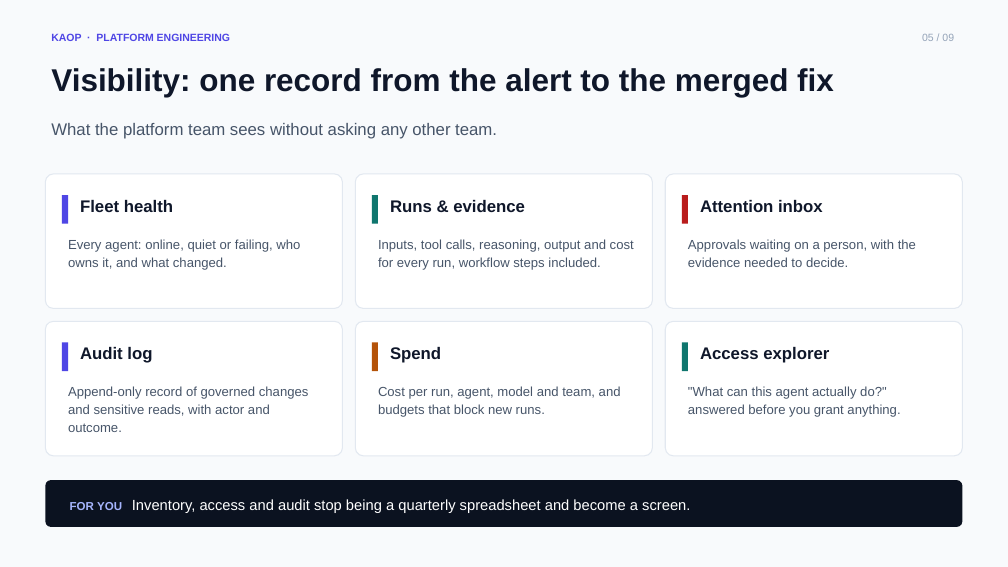
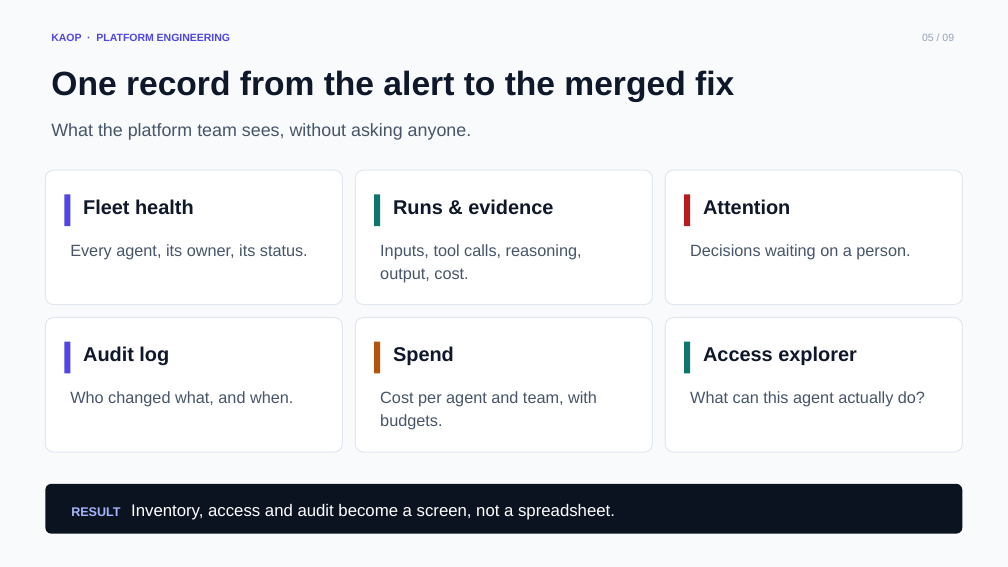
Before and after one commit to chizeni24/komodor-production-lab, a slide deck: slide 5 of docs/presentation/KAOP_Customer_Pitch.pptx. Drawn at 1008x567 pixels with LibreOffice and Linux fonts; fonts in the diff are those of the drawing. Boxes give left, top, right and bottom in pixels: in the first picture for what was removed or moved away, otherwise in the second. Text is boxed around its words. In the diff, an @@ line names an element or a change of style, - is before the commit and + after.

```diff
--- a/docs/presentation/KAOP_Customer_Pitch.pptx
+++ b/docs/presentation/KAOP_Customer_Pitch.pptx
@@ text at (51, 70, 734, 102): text changed; size 30 to 32 pt @@
-Visibility: one record from the alert to the merged fix
+One record from the alert to the merged fix
@@ text at (51, 123, 472, 140): text changed; size 16 to 17 pt @@
-What the platform team sees without asking any other team.
+What the platform team sees, without asking anyone.
@@ text at (703, 199, 790, 215): text changed; size 16 to 19 pt @@
-Attention inbox
+Attention
@@ text at (70, 244, 308, 260): text changed; size 12.5 to 15.5 pt @@
-Every agent: online, quiet or failing, who owns it, and what changed.
+Every agent, its owner, its status.
@@ text at (380, 244, 582, 282): text changed; size 12.5 to 15.5 pt @@
-Inputs, tool calls, reasoning, output and cost for every run, workflow steps included.
+Inputs, tool calls, reasoning, output, cost.
@@ text at (690, 244, 910, 260): text changed; size 12.5 to 15.5 pt @@
-Approvals waiting on a person, with the evidence needed to decide.
+Decisions waiting on a person.
@@ 6 rounded rectangles: place and size @@
-6 rounded rectangles at (45, 174, 963, 456)
+6 rounded rectangles at (45, 170, 963, 452)
@@ size 16 to 19 pt in 5 elements at (83, 199, 194, 215), (393, 199, 553, 215), (83, 346, 169, 366), (393, 346, 454, 365), (703, 346, 857, 365) @@
@@ text at (70, 391, 293, 407): text changed; size 12.5 to 15.5 pt @@
-Append-only record of governed changes and sensitive reads, with actor and outcome.
+Who changed what, and when.
@@ text at (380, 391, 597, 430): text changed; size 12.5 to 15.5 pt @@
-Cost per run, agent, model and team, and budgets that block new runs.
+Cost per agent and team, with budgets.
@@ text at (690, 391, 925, 407): text changed; size 12.5 to 15.5 pt @@
-"What can this agent actually do?" answered before you grant anything.
+What can this agent actually do?
@@ rounded rectangle "RESULT Inventory, access and audit ...": place and size @@
-rounded rectangle "RESULT Inventory, access and audit ..." at (45, 480, 963, 527)
+rounded rectangle "RESULT Inventory, access and audit ..." at (45, 484, 963, 534)
@@ text in rounded rectangle at (71, 504, 615, 520): text changed; size 14 to 16 pt @@
-FOR YOU Inventory, access and audit stop being a quarterly spreadsheet and become a screen.
+RESULT Inventory, access and audit become a screen, not a spreadsheet.
```
Also in this commit, not shown: 11 other slides changed, 6 other files.
